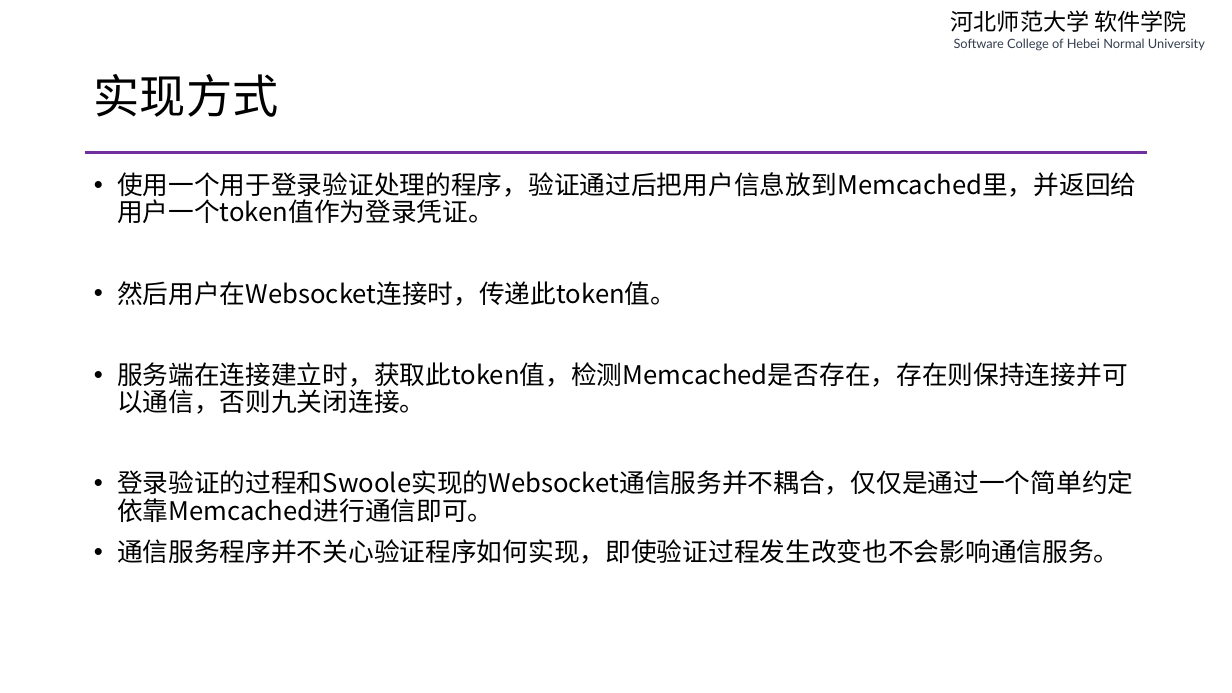
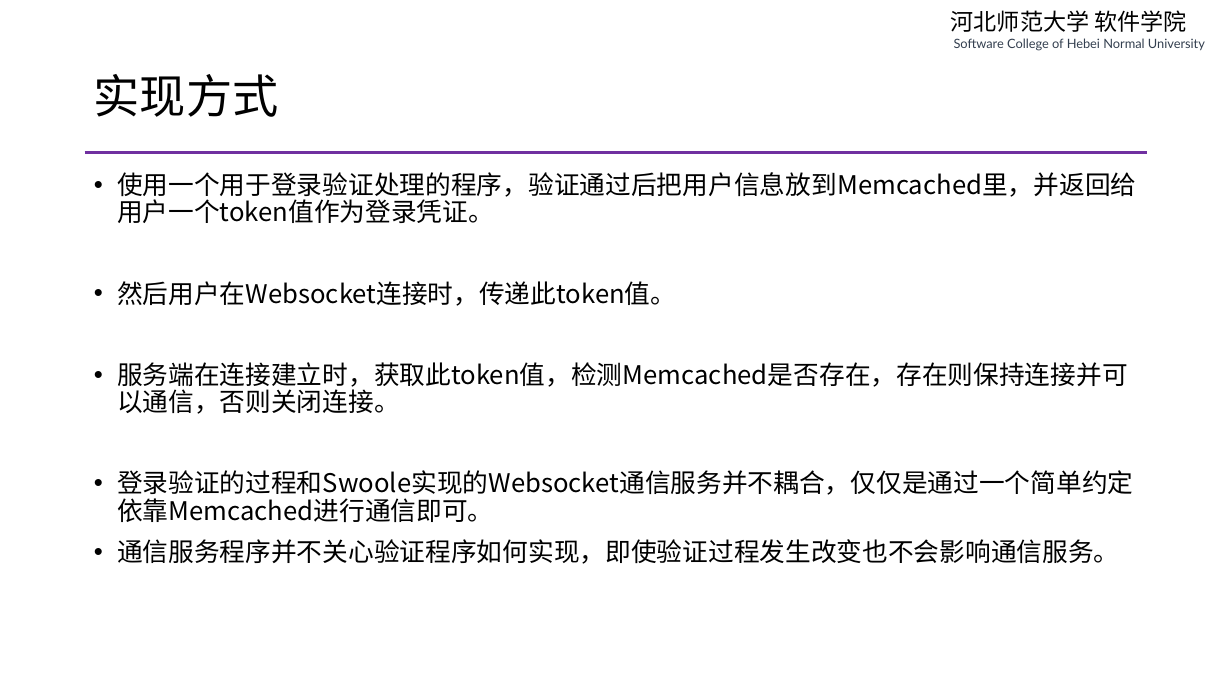
Before and after one commit to edu2act/course-php-serverside-development-on-linux, a slide deck: slide 2 of materials/slides/ch11-add-auth-to-message-server.pptx. Drawn at 1232x693 pixels with LibreOffice and Linux fonts; fonts in the diff are those of the drawing. Boxes give left, top, right and bottom in pixels: in the first picture for what was removed or moved away, otherwise in the second. Text is boxed around its words. In the diff, an @@ line names an element or a change of style, - is before the commit and + after.

```diff
--- a/materials/slides/ch11-add-auth-to-message-server.pptx
+++ b/materials/slides/ch11-add-auth-to-message-server.pptx
@@ text at box(117, 362, 1128, 414): text changed @@
-• 服务端在连接建立时，获取此token值，检测Memcached是否存在，存在则保持连接并可以通信，否则九关闭连接。
+• 服务端在连接建立时，获取此token值，检测Memcached是否存在，存在则保持连接并可以通信，否则关闭连接。
```
Also in this commit, not shown: 3 other files.
